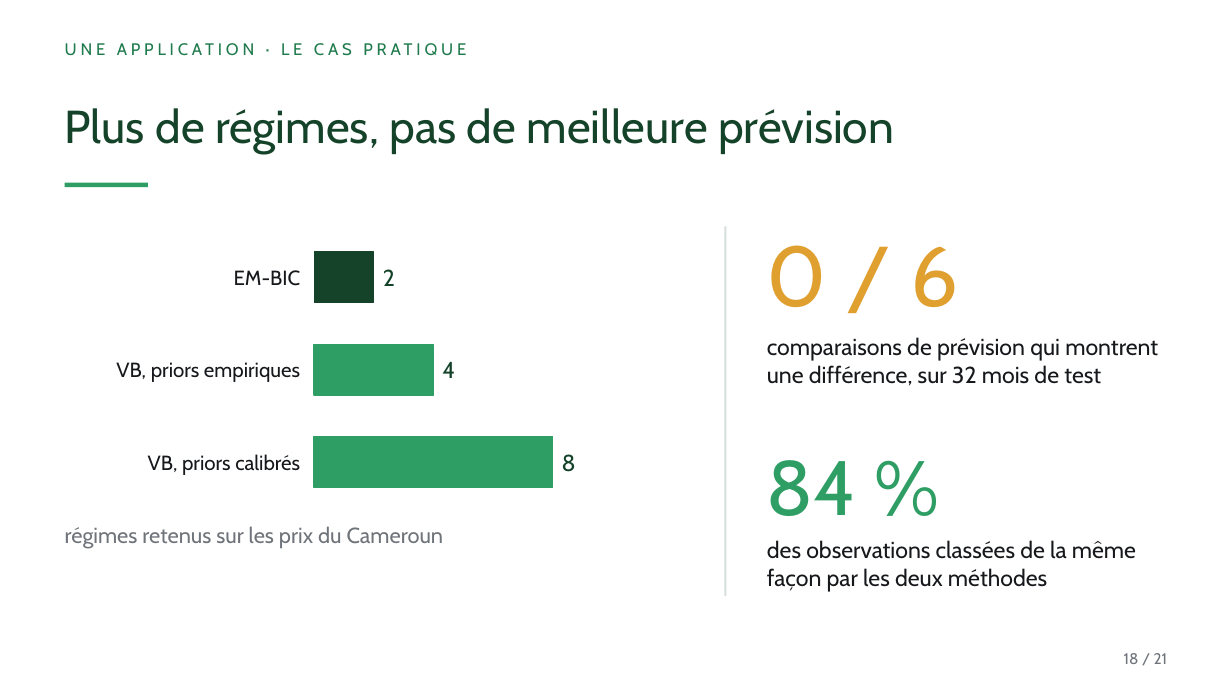
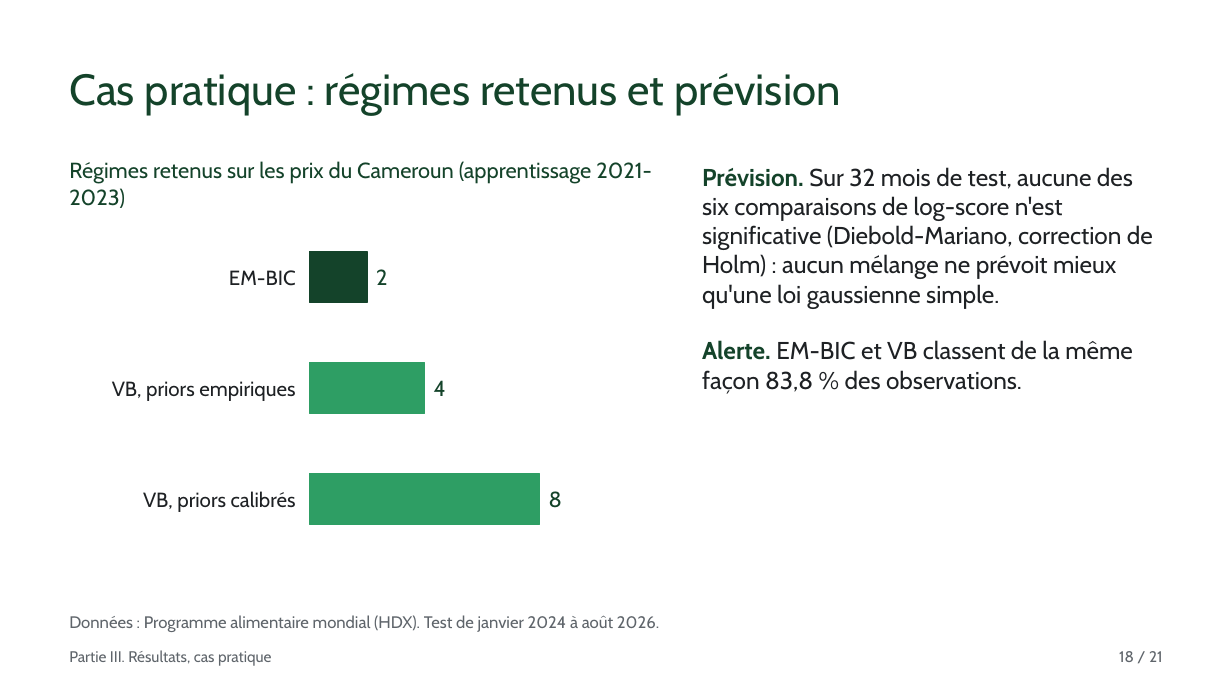
Before and after one commit to Kanaicare8/em-classique-vs-variationnel, a slide deck: slide 18 of presentation/Presoutenance_Icare.pptx. Drawn at 1232x693 pixels with LibreOffice and Linux fonts; fonts in the diff are those of the drawing. Boxes give left, top, right and bottom in pixels: in the first picture for what was removed or moved away, otherwise in the second. Text is boxed around its words. In the diff, an @@ line names an element or a change of style, - is before the commit and + after.

```diff
--- a/presentation/Presoutenance_Icare.pptx
+++ b/presentation/Presoutenance_Icare.pptx
@@ text "Cas pratique : régimes retenus ..." at box(69, 73, 840, 115): vertical alignment top to middle @@
@@ text at box(69, 73, 840, 115): text changed; size 13 to 34 pt; text colour #1F7A4D to #14432A @@
-UNE APPLICATION · LE CAS PRATIQUE
+Cas pratique : régimes retenus et prévision
@@ text removed at box(65, 108, 894, 154) @@
-Plus de régimes, pas de meilleure prévision
@@ text at box(69, 161, 651, 208): text changed; text colour #6F747A to #14432A @@
-régimes retenus sur les prix du Cameroun
+Régimes retenus sur les prix du Cameroun (apprentissage 2021-2023)
@@ text added at box(702, 167, 1153, 394), 19 pt, text #1E2124 @@
+Prévision. Sur 32 mois de test, aucune des six comparaisons de log-score n'est significative (Diebold-Mariano, correction de Holm) : aucun mélange ne prévoit mieux qu'une loi gaussienne simple.
+Alerte. EM-BIC et VB classent de la même façon 83,8 % des observations.
@@ line removed from (65, 185) to (148, 185) @@
@@ line removed from (726, 226) to (726, 596) @@
@@ rectangle: place and size @@
-rectangle at box(314, 252, 373, 303)
+rectangle at box(310, 252, 367, 303)
@@ text "2": place and size @@
-text "2" at box(383, 269, 395, 286)
+text "2" at box(376, 269, 387, 285)
@@ text removed at box(767, 245, 959, 307) @@
-0 / 6
@@ text removed at box(767, 337, 1158, 386) @@
-comparaisons de prévision qui montrent une différence, sur 32 mois de test
@@ text "VB, priors empiriques": place and size @@
-text "VB, priors empiriques" at box(116, 362, 300, 382)
+text "VB, priors empiriques" at box(112, 381, 295, 401)
@@ rectangle: place and size @@
-rectangle at box(314, 345, 433, 396)
+rectangle at box(310, 362, 424, 413)
@@ text "4": place and size @@
-text "4" at box(442, 362, 455, 378)
+text "4" at box(434, 380, 446, 396)
@@ text colour #16181B to #1E2124 in 3 elements at box(229, 270, 296, 286), box(112, 381, 295, 401), box(143, 491, 296, 512) @@
@@ text "VB, priors calibrés": place and size @@
-text "VB, priors calibrés" at box(148, 454, 300, 475)
+text "VB, priors calibrés" at box(143, 491, 296, 512)
@@ rectangle: place and size @@
-rectangle at box(314, 436, 553, 487)
+rectangle at box(310, 473, 540, 524)
@@ size 18 to 17 pt in 3 elements at box(376, 269, 387, 285), box(434, 380, 446, 396), box(549, 491, 562, 508) @@
@@ text "8": place and size @@
-text "8" at box(562, 454, 576, 472)
+text "8" at box(549, 491, 562, 508)
@@ text removed at box(767, 460, 857, 516) @@
-84 %
@@ text removed at box(767, 540, 1136, 592) @@
-des observations classées de la même façon par les deux méthodes
@@ text added at box(69, 615, 659, 632), 13 pt, text #5F656B @@
+Données : Programme alimentaire mondial (HDX). Test de janvier 2024 à août 2026.
@@ text added at box(69, 650, 272, 666), 12 pt, text #5F656B @@
+Partie III. Résultats, cas pratique
@@ text "18 / 21" at box(1119, 651, 1163, 662): text colour #6F747A to #5F656B @@
```
Also in this commit, not shown: 13 other slides changed, 7 slides added, 7 slides removed, 26 other files.
